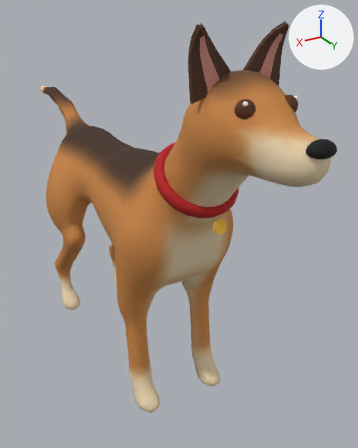
An edit to the FBX model models/dog/out/Dog.roblox.fbx, drawn before and after from the same camera.
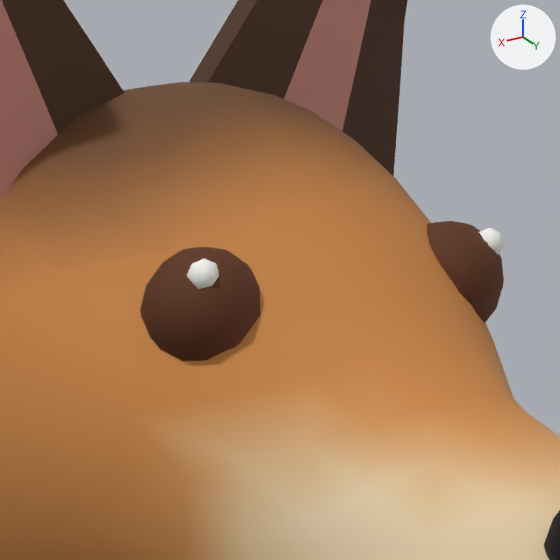
Old and new are each drawn whole from a 50 mm lens placed at (2.19, 4.72, 3.85), pointed at (-0.45, 0.32, 1.65) and again close up on the part from 59% to 86% of the width and 12% to 34% of the height. The lights are fixed; the arrows at upper right show +X, +Y and +Z. The last two pictures show the newer version.

In view in the first close-up: 'Dog'.
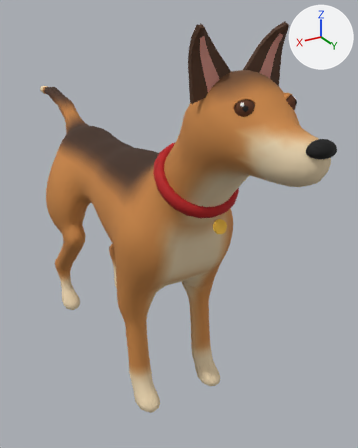
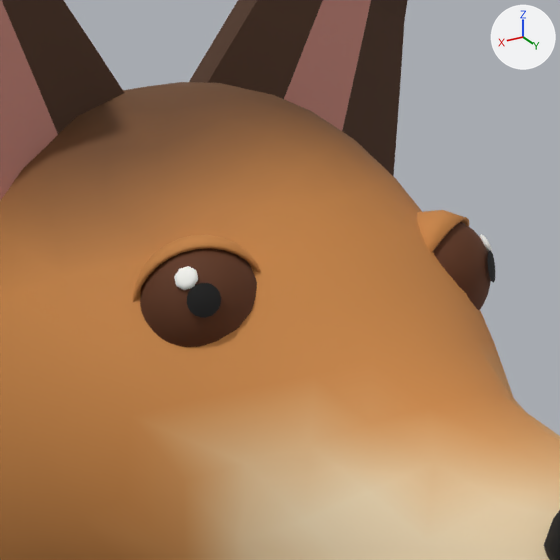
Location of each change, (x1, y1, x2, y2) in pixels of the close-ups (560 x 560 px):
```json
{"part": 1, "of": "me_dog", "change": "cut back", "before": [140, 221, 504, 361], "after": [133, 210, 495, 347]}
```

Edits to the scene script, one JSON object a line:
```json
{"block": "me_dog", "where": "# used by ob_dog; location = (0.0, 0.0, 0.0)"}
{"op": "remove", "block": "me_dog", "code": "me_dog.from_pydata(...)  # 3956 vertices, 3972 faces; spans x -0.62..0.62, y -2.92..2.78, z 0.01..3.79"}
{"op": "add", "block": "me_dog", "code": "me_dog.from_pydata(...)  # 5538 vertices, 5564 faces; spans x -0.62..0.62, y -2.92..2.78, z 0.01..3.79"}
{"block": "me_dog", "change": "me_dog part 1: 23 vertices moved within x -0.23..0.24, y 2.16..2.25, z 3.21..3.33; 163 vertices removed from x -0.25..0.25, y 2.13..2.27, z 3.2..3.33; 1745 vertices added at x -0.24..0.24, y 2.1..2.25, z 3.2..3.35"}
```
